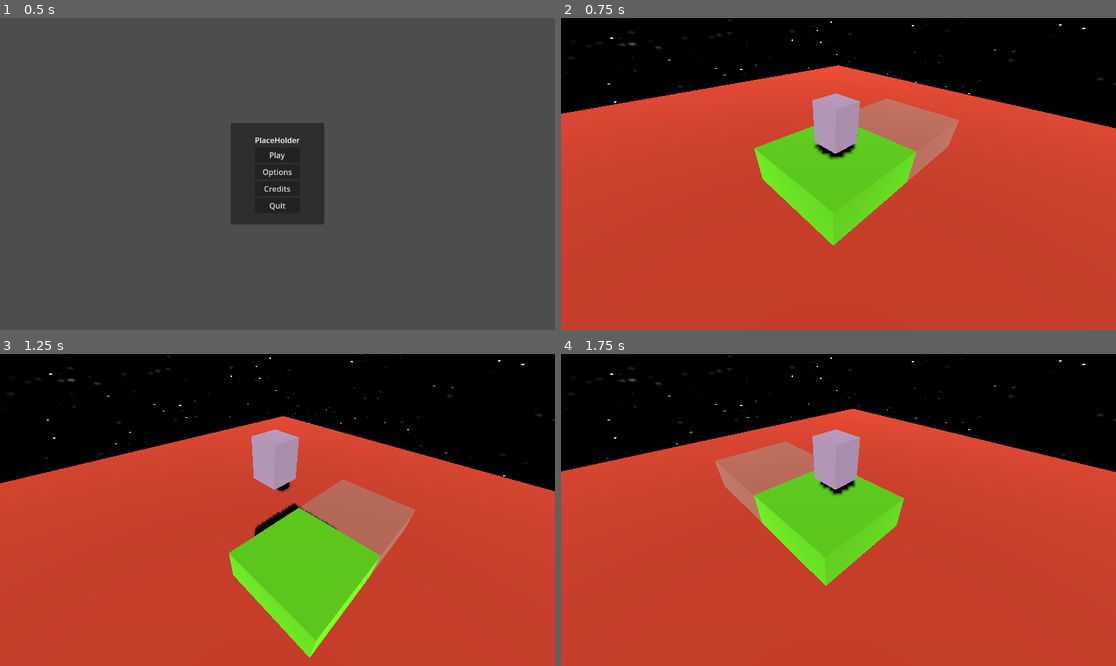
Above: before the commit, frames 1-4 (two rows, left to right).
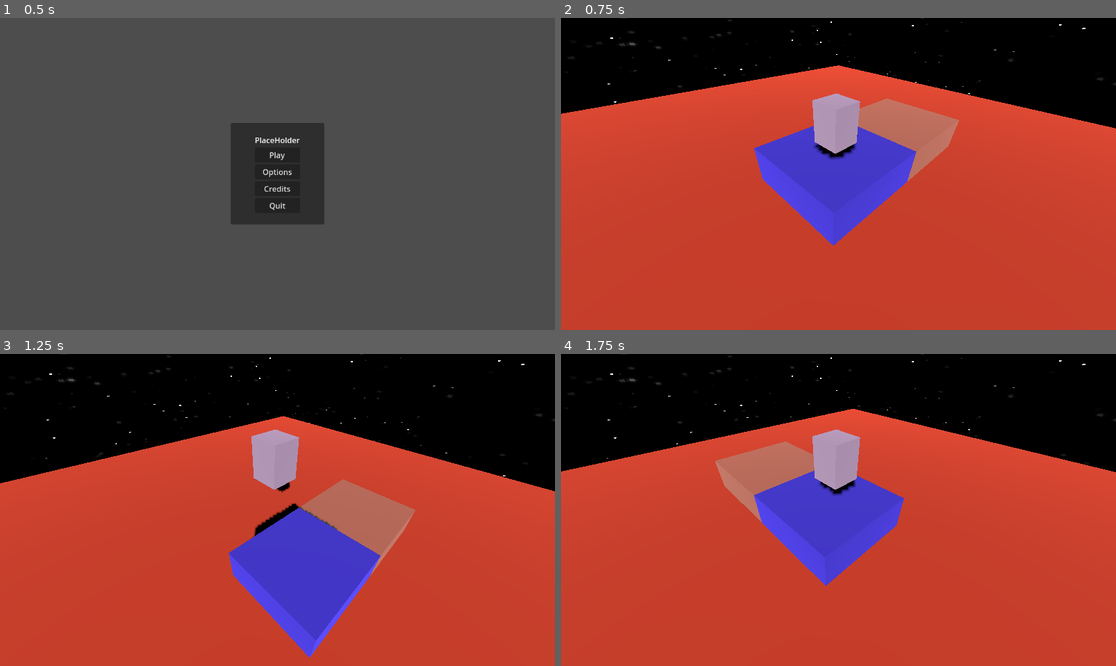
Above: after the commit, the same moments.

Repository: MichellePG/PlaceHolder
Game: Godot game, scene res://ui/MenuInicial.tscn
Same seed, same stepped clock (60 frames per second), same inputs: the game is played once before the commit and once after it.
Inputs:
- Up to frame 1 (0.5 s): no input
- Up to frame 2 (0.75 s): click "Play" at 0.5 s
- Up to frame 3 (1.25 s): no input
- Up to frame 4 (1.75 s): hold A (move_right) from 1.28 s (still down); hold Space (place_platform) from 1.28 s (still down)

Frame 1 is identical in both runs. In frame 2, 6.2% of the frame differs, in the area x 34-65%, y 34-73%; in frame 3, 7.1%, in the area x 41-69%, y 49-98%; in frame 4, 5.7%.

Commit message:
actua1
se g

Diff:
--- a/scenes/main.gd
+++ b/scenes/main.gd
@@ -1,7 +1,7 @@
 extends Node3D
 
 # Importa la definición de PlataformaBase
-const PlataformaBase = preload("res://scenes/plataforma_base.gd")
+const PlataformaBase = preload("res://scenes/plataforma_base2.gd")
 @onready var plataforma_base: PlataformaBase  = PlataformaBase.new()
 var cursor : Vector3 = Vector3(0, 0, -2)
 @onready var personaje = $Personaje
--- /dev/null
+++ b/scenes/plataforma_base2.gd
@@ -0,0 +1,65 @@
+extends Node3D
+
+var plataforma_actual: Node3D
+var ultima_plataforma: Node3D = null
+var cola_de_plataformas = []  # Nueva cola para plataformas
+var escenas_de_plataformas = [
+	preload("res://scenes/plataforma_base.tscn"),
+	preload("res://scenes/plataforma_base2.tscn")
+]
+
+func _ready():
+	plataforma_actual = escenas_de_plataformas[0].instantiate()  # Inicia con la primera escena
+	add_child(plataforma_actual)
+
+	for _i in range(5):
+		añadir_a_cola()
+
+func añadir_a_cola():
+	var escena_aleatoria = escenas_de_plataformas[randi() % escenas_de_plataformas.size()].instantiate()
+	cola_de_plataformas.append(escena_aleatoria)
+
+
+func crear_nueva_plataforma(direccion: Vector3) -> Node3D:
+	if cola_de_plataformas.size() > 0:
+		var nueva_plataforma = cola_de_plataformas.pop_front()
+		add_child(nueva_plataforma)
+		if ultima_plataforma:
+			nueva_plataforma.global_transform.origin = ultima_plataforma.to_global(direccion)
+		else:
+			nueva_plataforma.global_transform.origin = plataforma_actual.to_global(direccion)
+
+		if plataforma_actual:
+			remove_child(plataforma_actual)
+
+		plataforma_actual = nueva_plataforma
+		ultima_plataforma = nueva_plataforma
+		añadir_a_cola()  # Añade una nueva plataforma a la cola para reemplazar la usada
+		limpiar_plataformas_invisibles()
+		crear_plataformas_invisibles(Vector3(0,0,-2))
+		return nueva_plataforma
+	else:
+		# si no hay plataformas en la cola
+		print("Error: No hay plataformas en la cola")
+		return null
+
+
+
+
+func limpiar_plataformas_invisibles():
+	for child in get_children():
+		if child.name.begins_with("PlataformaInvisible"):
+			remove_child(child)
+
+
+
+func crear_plataformas_invisibles(direccion : Vector3) :
+	limpiar_plataformas_invisibles()
+	var plataforma_invisible_scene = preload("res://scenes/plataforma_invisible.tscn")
+
+	var ultima_plataforma = get_child(get_child_count() - 1)
+
+	var plataforma_invisible = plataforma_invisible_scene.instantiate()
+	plataforma_invisible.global_transform.origin = ultima_plataforma.to_global(direccion)
+	#plataforma_invisible.name = "PlataformaInvisibleDerecha"
+	add_child(plataforma_invisible)
--- /dev/null
+++ b/scenes/plataforma_base2.tscn
@@ -0,0 +1,21 @@
+[gd_scene load_steps=4 format=3 uid="uid://b3pbrk5lw40y8"]
+
+[sub_resource type="BoxMesh" id="BoxMesh_pgqpi"]
+size = Vector3(2, 0.7, 2)
+
+[sub_resource type="StandardMaterial3D" id="StandardMaterial3D_yvcl6"]
+albedo_color = Color(0.321569, 0.254902, 1, 1)
+
+[sub_resource type="BoxShape3D" id="BoxShape3D_b5dg2"]
+size = Vector3(2, 0.7, 2)
+
+[node name="PlataformaBase" type="Node3D"]
+
+[node name="StaticBody3D" type="StaticBody3D" parent="."]
+
+[node name="MeshInstance3D" type="MeshInstance3D" parent="StaticBody3D"]
+mesh = SubResource("BoxMesh_pgqpi")
+surface_material_override/0 = SubResource("StandardMaterial3D_yvcl6")
+
+[node name="CollisionShape3D" type="CollisionShape3D" parent="StaticBody3D"]
+shape = SubResource("BoxShape3D_b5dg2")
